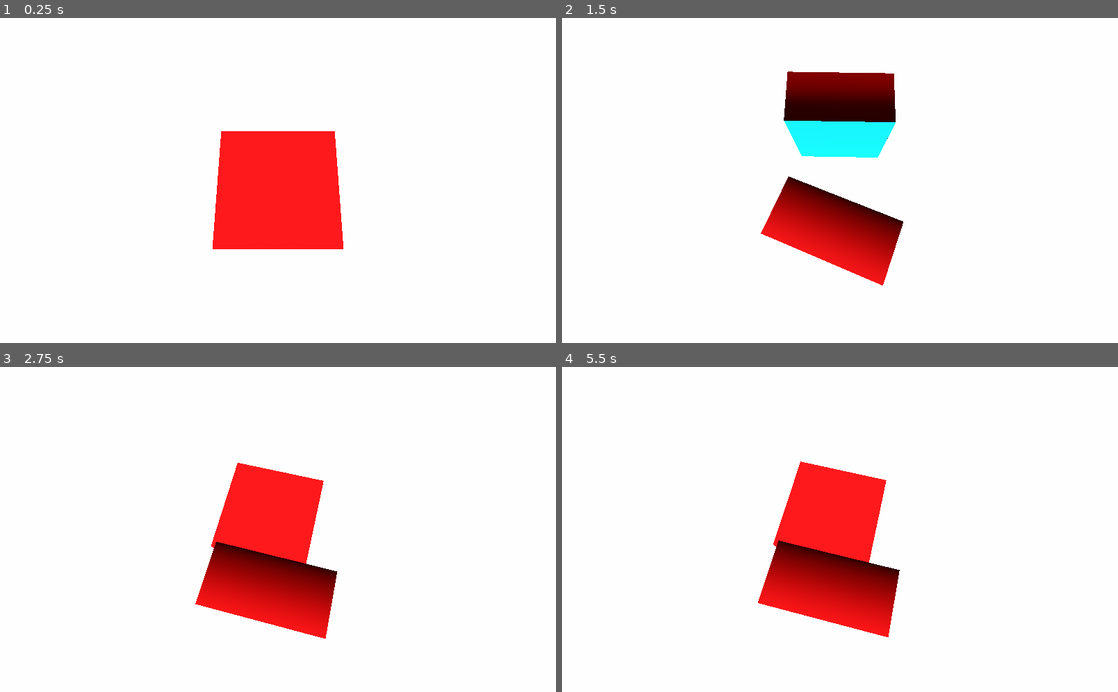
Above: before the commit, frames 1-4 (two rows, left to right).
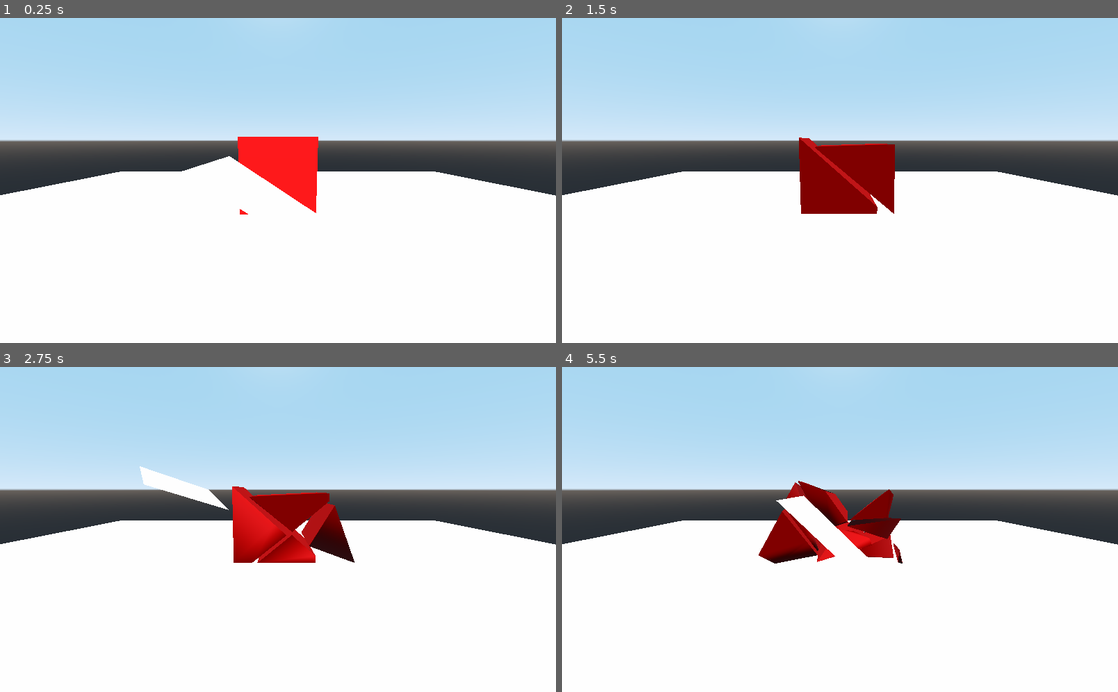
Above: after the commit, the same moments.

Repository: SYBIOTE/Godot-Mesh-slicer
Game: Godot game, scene res://demo/demo.tscn
Same seed, same stepped clock (60 frames per second), same inputs: the game is played once before the commit and once after it. The project has no main scene, so this scene is started directly.
Inputs:
- Up to frame 1 (0.25 s): no input
- Up to frame 2 (1.5 s): no input
- Up to frame 3 (2.75 s): no input
- Up to frame 4 (5.5 s): no input

The runs differ from the first frame. In frame 1, 52% of the frame differs, in the area x 0-100%, y 0-72%; in frame 2, 55%; in frame 3, 55%; in frame 4, 56%, in the area x 0-100%, y 0-84%.

Commit message:
bug fixes

Diff:
--- a/demo/demo.tscn
+++ b/demo/demo.tscn
@@ -1,11 +1,7 @@
-[gd_scene load_steps=14 format=2]
+[gd_scene load_steps=13 format=2]
 
 [ext_resource path="res://slicer/sliceable_geo.gd" type="Script" id=1]
 [ext_resource path="res://demo/slicer.gd" type="Script" id=2]
-
-[sub_resource type="SpatialMaterial" id=10]
-params_cull_mode = 2
-albedo_color = Color( 0, 0.909804, 1, 1 )
 
 [sub_resource type="SpatialMaterial" id=13]
 flags_vertex_lighting = true
@@ -35,6 +31,7 @@
 
 [sub_resource type="Animation" id=7]
 resource_name = "cut"
+length = 4.0
 tracks/0/type = "value"
 tracks/0/path = NodePath("Area:translation")
 tracks/0/interp = 1
@@ -45,7 +42,7 @@
 "times": PoolRealArray( 0, 0.9, 1.2, 2, 2.4, 2.7, 2.9, 3.4, 4 ),
 "transitions": PoolRealArray( 1, 1, 1, 1, 1, 1, 1, 1, 1 ),
 "update": 0,
-"values": [ Vector3( 0, 1.12632, 1.13555 ), Vector3( 0, 1.12632, -6.63127 ), Ve …(247 unchanged characters)…
+"values": [ Vector3( 0, 1.126, 5 ), Vector3( 0, 1.12632, -6.63127 ), Ve …(247 unchanged characters)…
 }
 tracks/1/type = "value"
 tracks/1/path = NodePath("Area:rotation_degrees")
@@ -84,16 +81,15 @@
 [node name="env" type="Spatial"]
 
 [node name="Camera" type="Camera" parent="."]
-transform = Transform( 1, 0, 0, 0, 0.27708, 0.960847, 0, -0.960847, 0.27708, 0, 5.72898, 0.974048 )
+transform = Transform( 1, 0, 0, 0, 0.985497, 0.169693, 0, -0.169693, 0.985497, 0, 1.947, 4.746 )
 
 [node name="sliceable" type="RigidBody" parent="."]
-transform = Transform( 1, 0, 0, 0, 1, 0, 0, 0, 1, 0, 1, 0 )
+transform = Transform( 1, 0, 0, 0, 1, 0, 0, 0, 1, 0, 1, -2.12055 )
 script = ExtResource( 1 )
 delete_at_children = 10
 _cut_body_collision_layer = 1
 _cut_body_collision_mask = 1
-_cut_body_gravity_scale = 2.0
-_cross_section_material = SubResource( 10 )
+_cut_body_gravity_scale = 1.0
 
 [node name="MeshInstance" type="MeshInstance" parent="sliceable"]
 mesh = SubResource( 12 )
@@ -103,17 +99,20 @@
 shape = SubResource( 3 )
 
 [node name="Area" type="Area" parent="."]
-transform = Transform( 0.999999, 0, 0, 0, -4.37113e-08, -0.999999, 0, 0.999999, -4.37113e-08, -5, 1, 0 )
+transform = Transform( 0.999999, 0, 0, 0, 0.999999, 0, 0, 0, 0.999999, 0, 1.126, 5 )
 script = ExtResource( 2 )
 
 [node name="mesh" type="MeshInstance" parent="Area"]
 mesh = SubResource( 5 )
 material/0 = null
 
-[node name="tip" type="Position3D" parent="Area/mesh"]
-transform = Transform( 1, 0, 0, 0, 1, 0, 0, 0, 1, 1, 0, 1 )
+[node name="A" type="Position3D" parent="Area/mesh"]
+transform = Transform( 1, 5.96046e-08, 0, -5.96046e-08, 1, 0, 0, 0, 1, 1, 0, 1 )
 
-[node name="base" type="Position3D" parent="Area/mesh"]
+[node name="B" type="Position3D" parent="Area/mesh"]
+transform = Transform( 1, 5.96046e-08, 0, -5.96046e-08, 1, 0, 0, 0, 1, 1, 0, -1 )
+
+[node name="C" type="Position3D" parent="Area/mesh"]
 transform = Transform( 1, 0, 0, 0, 1, 0, 0, 0, 1, -1, 0, -1 )
 
 [node name="CollisionShape" type="CollisionShape" parent="Area"]
@@ -121,7 +120,7 @@
 shape = SubResource( 6 )
 
 [node name="AnimationPlayer" type="AnimationPlayer" parent="."]
-autoplay = "top_cut"
+autoplay = "cut"
 anims/cut = SubResource( 7 )
 anims/top_cut = SubResource( 11 )
 
@@ -138,5 +137,4 @@
 [node name="DirectionalLight" type="DirectionalLight" parent="."]
 transform = Transform( 1, 0, 0, 0, 0.782728, 0.622364, 0, -0.622364, 0.782728, 0, 0, 0 )
 
-[connection signal="body_entered" from="Area" to="Area" method="_on_Area_body_entered"]
 [connection signal="body_exited" from="Area" to="Area" method="_on_Area_body_exited"]
--- a/demo/slicer.gd
+++ b/demo/slicer.gd
@@ -5,13 +5,10 @@
 var plane_point_b:Vector3
 var plane_point_c:Vector3
 
-func _ready():
-	plane_point_a = $mesh/base.global_transform.origin
-func _on_Area_body_entered(body):
-	if body is sliceable:
-		plane_point_b =$mesh/tip.global_transform.origin
 
 func _on_Area_body_exited(body):
 	if body is sliceable:
-		plane_point_c =$mesh/tip.global_transform.origin
+		plane_point_a = $mesh/A.global_transform.origin
+		plane_point_b = $mesh/B.global_transform.origin
+		plane_point_c = $mesh/C.global_transform.origin
 		body.cut_object(Plane(plane_point_a,plane_point_b,plane_point_c))
--- a/slicer/sliceable_geo.gd
+++ b/slicer/sliceable_geo.gd
@@ -68,7 +68,7 @@
 	rigid_body_half.delete_at_children =  delete_at_children
 	rigid_body_half._cross_section_material = _cross_section_material
 	get_parent().add_child(rigid_body_half)
-	rigid_body_half.apply_central_impulse(_sign*cutplane.normal*5)
+#	rigid_body_half.apply_central_impulse(_sign*cutplane.normal*5)
 func cut_object(cutplane:Plane):
 	#  there are a lot of parameters for the constructor
 	#  cutplane:
